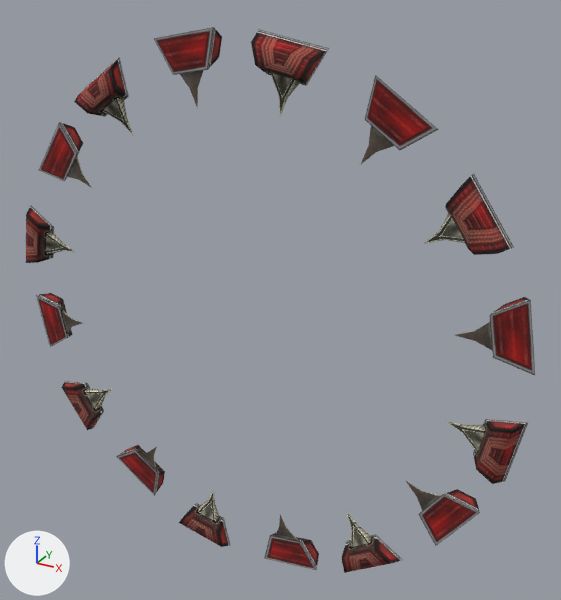
The glTF model Project/object/stage/common/resource/model/LaunchRingSpike.gltf, before and after one commit.
Before and after are seen from a 50 mm camera at (4.03, -6.47, 3.67) aimed at (0.3, 0.31, 0.28). Arrows for +X, +Y and +Z are at lower left; the lights stay in place.

The first picture shows 'LaunchRingSpike1', 'LaunchRingSpike10', 'LaunchRingSpike11', 'LaunchRingSpike12', 'LaunchRingSpike13', 'LaunchRingSpike14', 'LaunchRingSpike15', 'LaunchRingSpike16', 'LaunchRingSpike2', 'LaunchRingSpike3', 'LaunchRingSpike4', 'LaunchRingSpike5', 'LaunchRingSpike6', 'LaunchRingSpike7', 'LaunchRingSpike8', 'LaunchRingSpike9'.
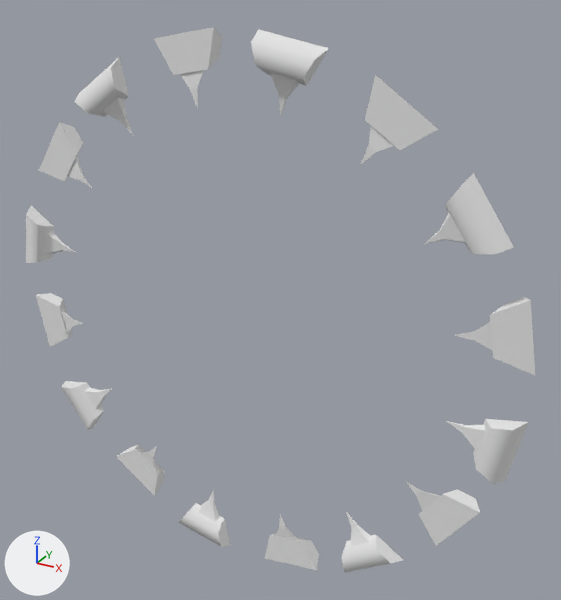
What changed in the scene script:
```text
Change mat_launch_ring:
    where n2 = _N.new('ShaderNodeMix'); n2.name = 'Mix'
    add n2.inputs[7].default_value = (0.8, 0.8, 0.8, 1.0)  # 'B', white #e7e7e7
    remove n4 = _N.new('ShaderNodeTexImage'); n4.name = 'Image Texture'
    remove n4.image = img_launch_ring
    where n3 = _N.new('ShaderNodeVertexColor'); n3.name = 'Color Attribute'
    remove _L.new(n3.outputs[0], n2.inputs[7])  # 'Color' to 'B'
    remove _L.new(n4.outputs[0], n2.inputs[6])  # 'Color' to 'A'
    add _L.new(n3.outputs[0], n2.inputs[6])  # 'Color' to 'A'
```

Pixel boxes (x1, y1, x2, y2) of what changed, in the pictures (561 x 600 px):
'LaunchRingSpike3', surface changed (brown to grey)
    both: (424, 173, 514, 255)
'LaunchRingSpike1', surface changed
    both: (251, 29, 329, 116)
'LaunchRingSpike2', surface changed (red to grey)
    both: (360, 75, 439, 165)
'LaunchRingSpike4', surface changed (red to grey)
    both: (455, 297, 535, 375)
'LaunchRingSpike5', surface changed
    both: (446, 419, 528, 484)
'LaunchRingSpike16', surface changed (red to grey)
    both: (153, 27, 222, 109)
'LaunchRingSpike6', surface changed (red to grey)
    both: (406, 481, 480, 546)
'LaunchRingSpike15', surface changed
    both: (74, 57, 133, 135)
'LaunchRingSpike14', surface changed (red to grey)
    both: (39, 122, 92, 188)
'LaunchRingSpike7', surface changed
    both: (342, 512, 403, 573)
'LaunchRingSpike8', surface changed
    both: (264, 515, 319, 570)
'LaunchRingSpike13', surface changed
    both: (26, 205, 75, 263)
'LaunchRingSpike9', surface changed
    both: (179, 490, 230, 547)
'LaunchRingSpike11', surface changed
    both: (61, 381, 112, 430)
'LaunchRingSpike12', surface changed
    both: (36, 293, 83, 347)
'LaunchRingSpike10', surface changed
    both: (116, 445, 165, 496)
